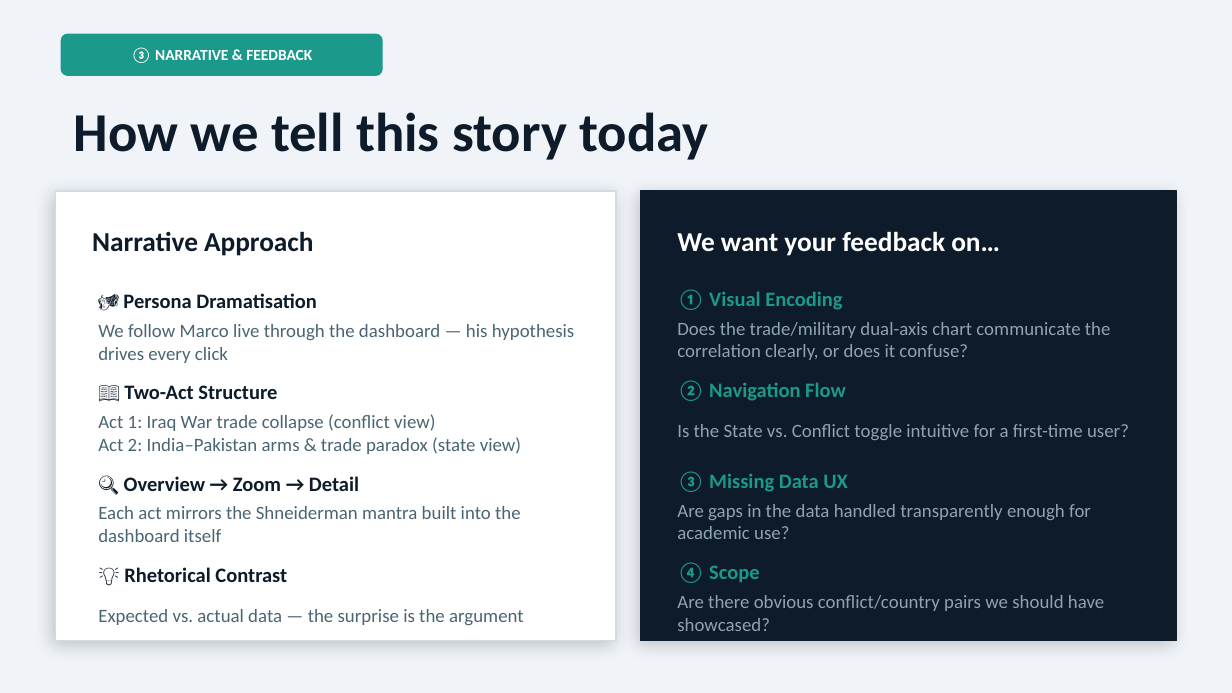
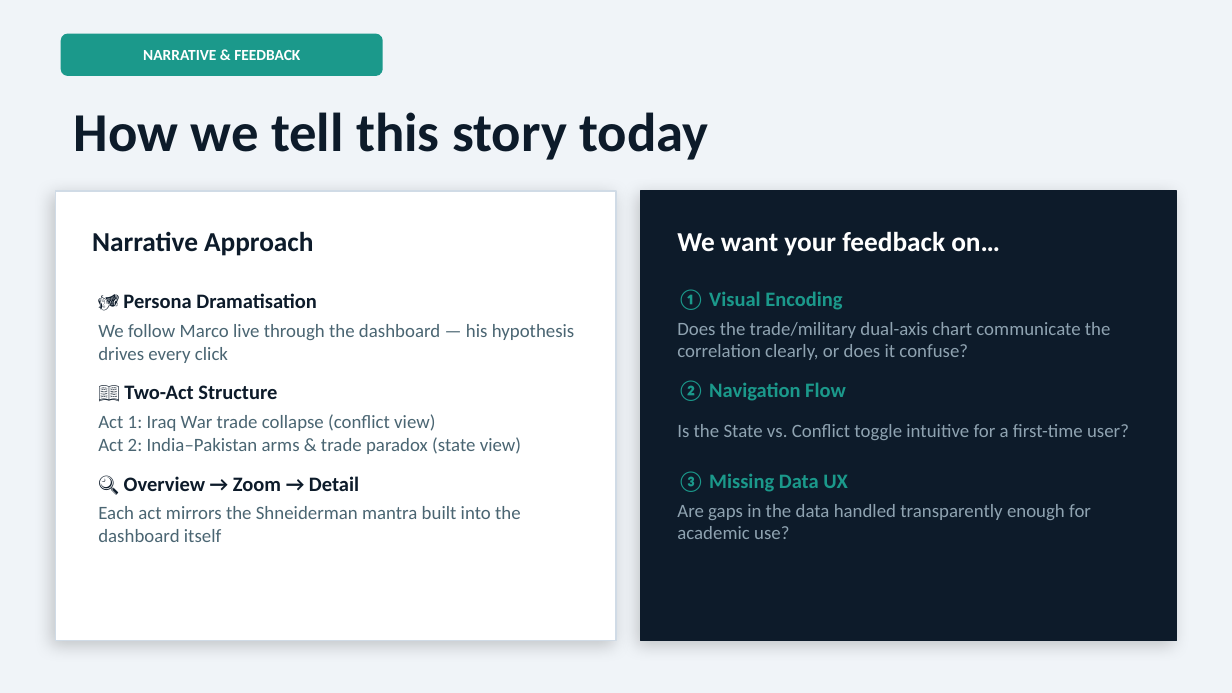
Before and after one commit to podsv-fs26-ad24/ad24-6-fancyproject, a slide deck: slide 4 of Conflict_Trade_Explorer.pptx. Drawn at 1232x693 pixels with LibreOffice and Linux fonts; fonts in the diff are those of the drawing. Boxes give left, top, right and bottom in pixels: in the first picture for what was removed or moved away, otherwise in the second. Text is boxed around its words. In the diff, an @@ line names an element or a change of style, - is before the commit and + after.

```diff
--- a/Conflict_Trade_Explorer.pptx
+++ b/Conflict_Trade_Explorer.pptx
@@ text at (143, 50, 300, 60): text changed @@
-③ NARRATIVE & FEEDBACK
+NARRATIVE & FEEDBACK
@@ text removed at (124, 567, 287, 582) @@
-💡 Rhetorical Contrast
@@ text removed at (677, 562, 760, 583) @@
-④ Scope
@@ text removed at (677, 595, 1104, 631) @@
-Are there obvious conflict/country pairs we should have showcased?
@@ text removed at (98, 609, 524, 625) @@
-Expected vs. actual data — the surprise is the argument
```
Also in this commit, not shown: 8 other slides changed, 2 slides added, 2 slides removed.
